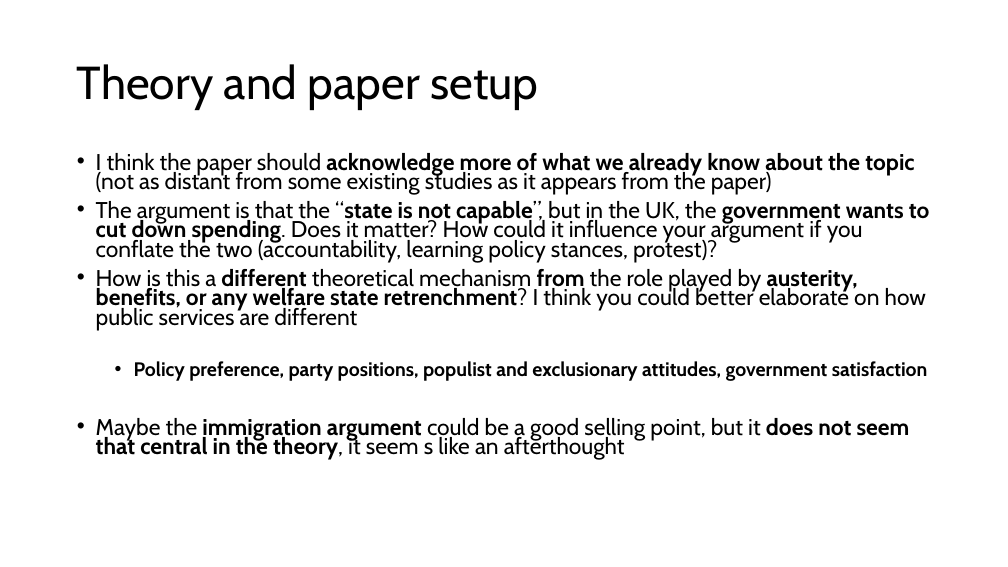
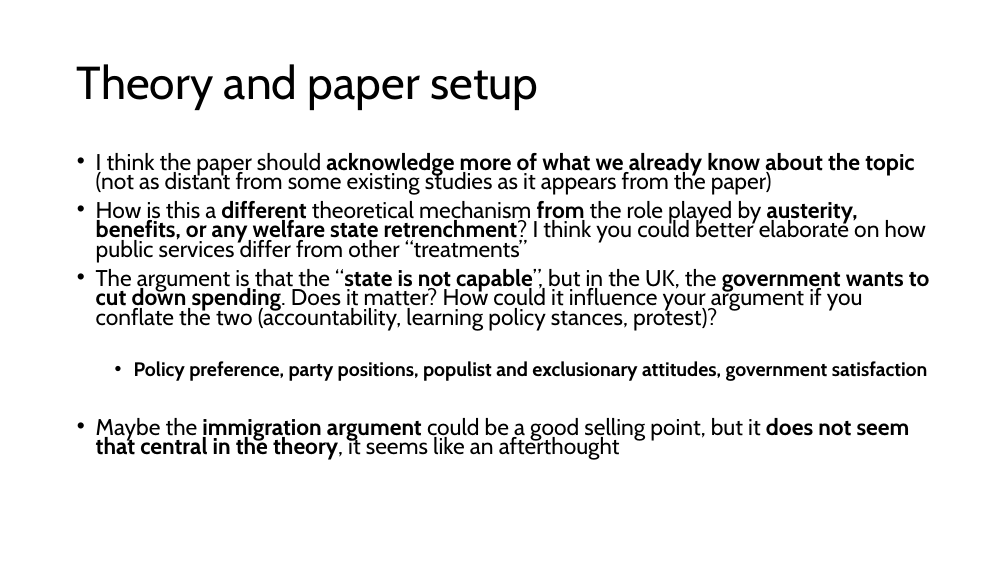
Before and after one commit to colomboeui/conferences, a slide deck: slide 4 of dickson.pptx. Drawn at 1008x567 pixels with LibreOffice and Linux fonts; fonts in the diff are those of the drawing. Boxes give left, top, right and bottom in pixels: in the first picture for what was removed or moved away, otherwise in the second. Text is boxed around its words. In the diff, an @@ line names an element or a change of style, - is before the commit and + after.

```diff
--- a/dickson.pptx
+++ b/dickson.pptx
@@ text at (x1=96, y1=201, x2=926, y2=263): paragraph added @@
+• How is this a different theoretical mechanism from the role played by austerity, benefits, or any welfare state retrenchment? I think you could better elaborate on how public services differ from other “treatments”
@@ text at (x1=96, y1=269, x2=926, y2=331): paragraph removed @@
-• How is this a different theoretical mechanism from the role played by austerity, benefits, or any welfare state retrenchment? I think you could better elaborate on how public services are different
@@ text at (x1=96, y1=418, x2=910, y2=460): spaces changed @@
-• Maybe the immigration argument could be a good selling point, but it does not seem that central in the theory, it seem s like an afterthought
+• Maybe the immigration argument could be a good selling point, but it does not seem that central in the theory, it seems like an afterthought
```
Also in this commit, not shown: 3 other slides changed.
